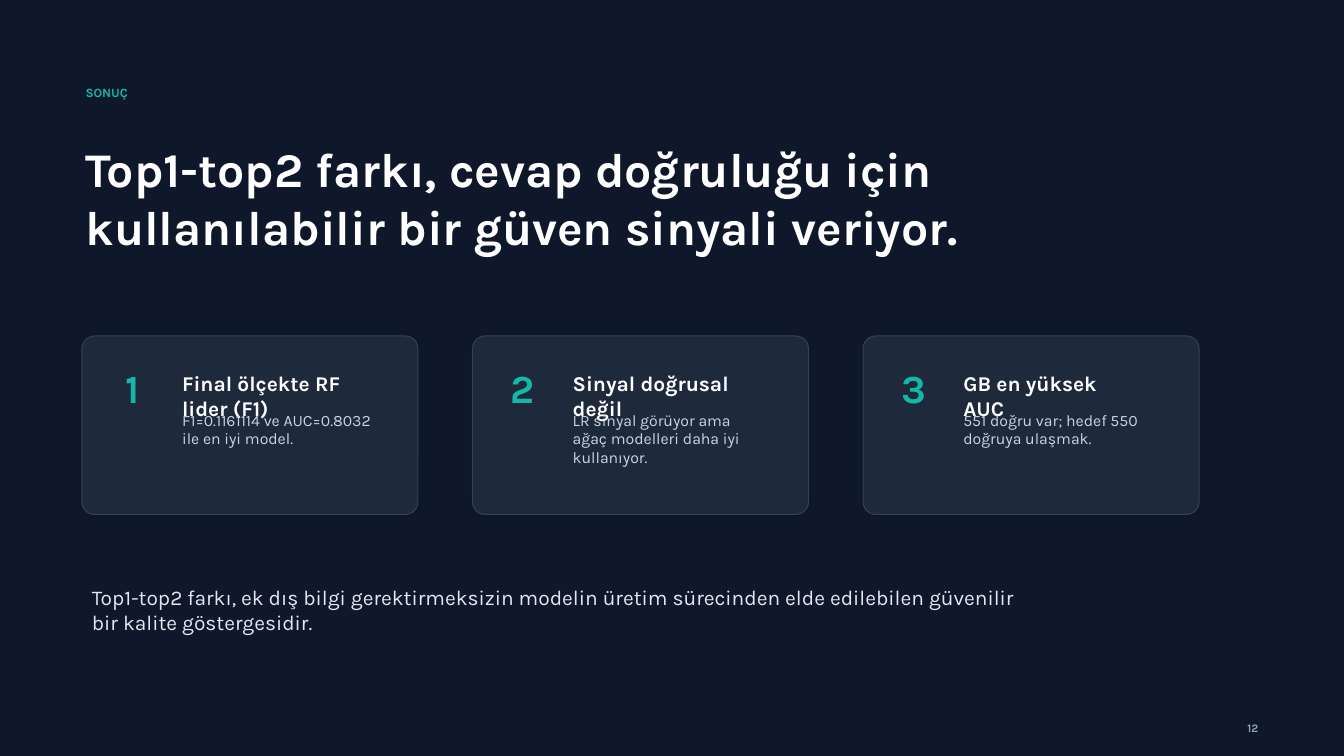
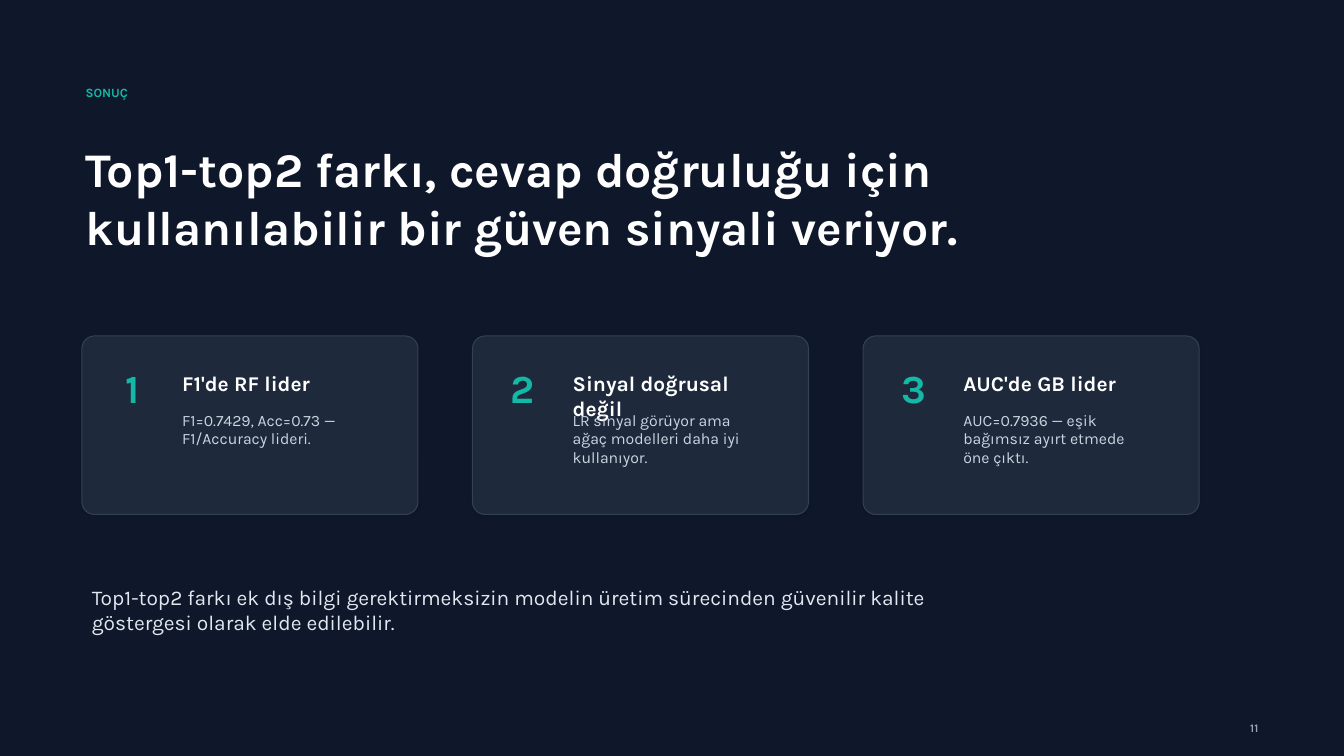
Before and after one commit to betullarslan-cpu/cosmos-t1-confidence-prediction, a slide deck: slide 11 of sunum.pptx. Drawn at 1344x756 pixels with LibreOffice and Linux fonts; fonts in the diff are those of the drawing. Boxes give left, top, right and bottom in pixels: in the first picture for what was removed or moved away, otherwise in the second. Text is boxed around its words. In the diff, an @@ line names an element or a change of style, - is before the commit and + after.

```diff
--- a/sunum.pptx
+++ b/sunum.pptx
@@ text at bbox=[182, 376, 309, 392]: text changed @@
-Final ölçekte RF lider (F1)
+F1'de RF lider
@@ text at bbox=[963, 376, 1115, 392]: text changed @@
-GB en yüksek AUC
+AUC'de GB lider
@@ text at bbox=[182, 416, 321, 448]: text changed @@
-F1=0.1161114 ve AUC=0.8032 ile en iyi model.
+F1=0.7429, Acc=0.73 — F1/Accuracy lideri.
@@ text at bbox=[963, 415, 1124, 466]: text changed @@
-551 doğru var; hedef 550 doğruya ulaşmak.
+AUC=0.7936 — eşik bağımsız ayırt etmede öne çıktı.
@@ text at bbox=[92, 590, 924, 635]: text changed @@
-Top1-top2 farkı, ek dış bilgi gerektirmeksizin modelin üretim sürecinden elde edilebilen güvenilir bir kalite göstergesidir.
+Top1-top2 farkı ek dış bilgi gerektirmeksizin modelin üretim sürecinden güvenilir kalite göstergesi olarak elde edilebilir.
@@ text at bbox=[1250, 724, 1258, 732]: text changed @@
-12
+11
```
Also in this commit, not shown: 8 other slides changed, 1 other file.
